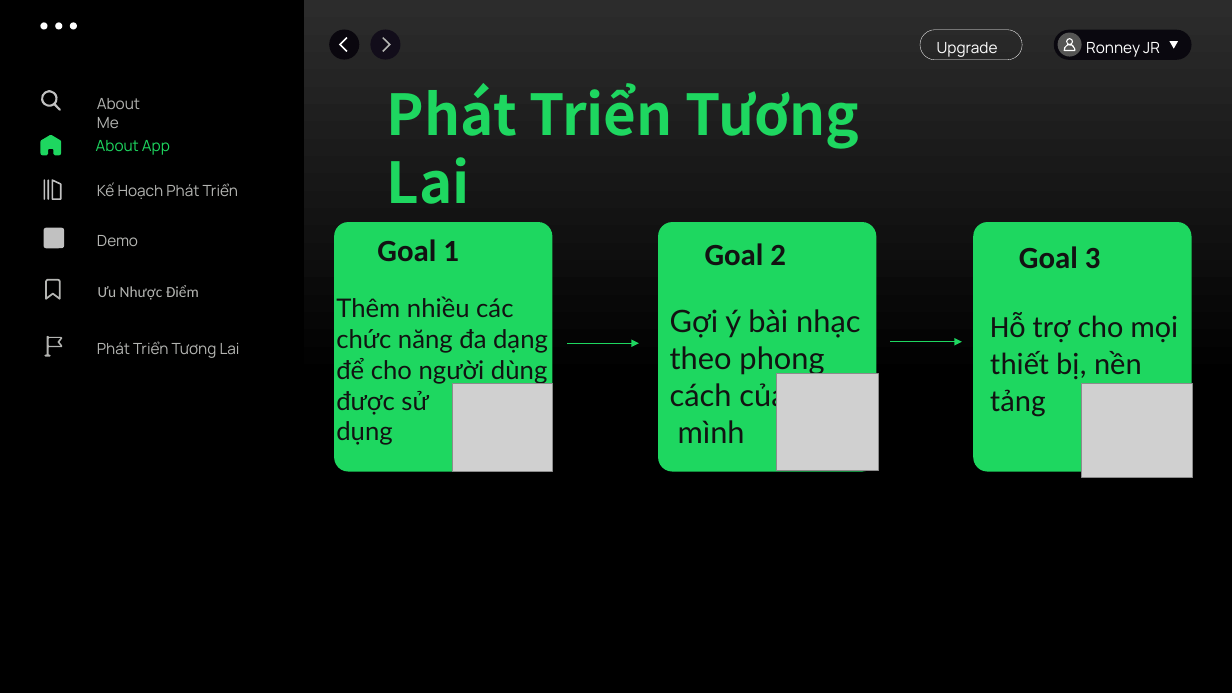
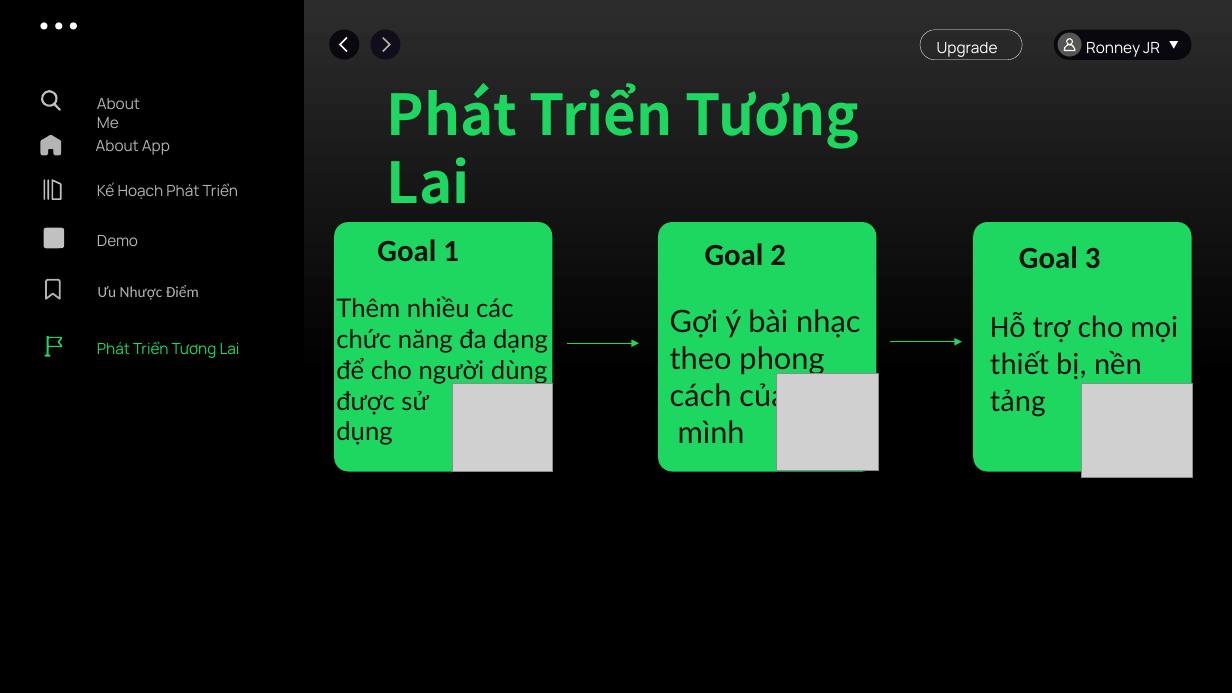
Before and after one commit to RonneyJR/python-app, a slide deck: slide 7 of slides/Chung Nguyên Khôi PTI08.pptx. Drawn at 1232x693 pixels with LibreOffice and Linux fonts; fonts in the diff are those of the drawing; grey boxes stand for pictures; background and template pictures are left out. Boxes give left, top, right and bottom in pixels: in the first picture for what was removed or moved away, otherwise in the second. Text is boxed around its words. In the diff, an @@ line names an element or a change of style, - is before the commit and + after.

```diff
--- a/slides/Chung Nguyên Khôi PTI08.pptx
+++ b/slides/Chung Nguyên Khôi PTI08.pptx
@@ text "About App" at bbox=[96, 140, 170, 155]: text colour #1ED760 to #B4B5B2 @@
@@ freeform shape at bbox=[41, 135, 61, 155]: fill #1ED760 to #B4B5B2 @@
@@ freeform shape at bbox=[44, 335, 62, 357]: fill #B4B5B2 to #1ED760 @@
@@ text "Phát Triển Tương Lai" at bbox=[97, 341, 240, 358]: text colour #B4B5B2 to #1ED760 @@
```
Also in this commit, not shown: 4 other slides changed, 2 other files.
